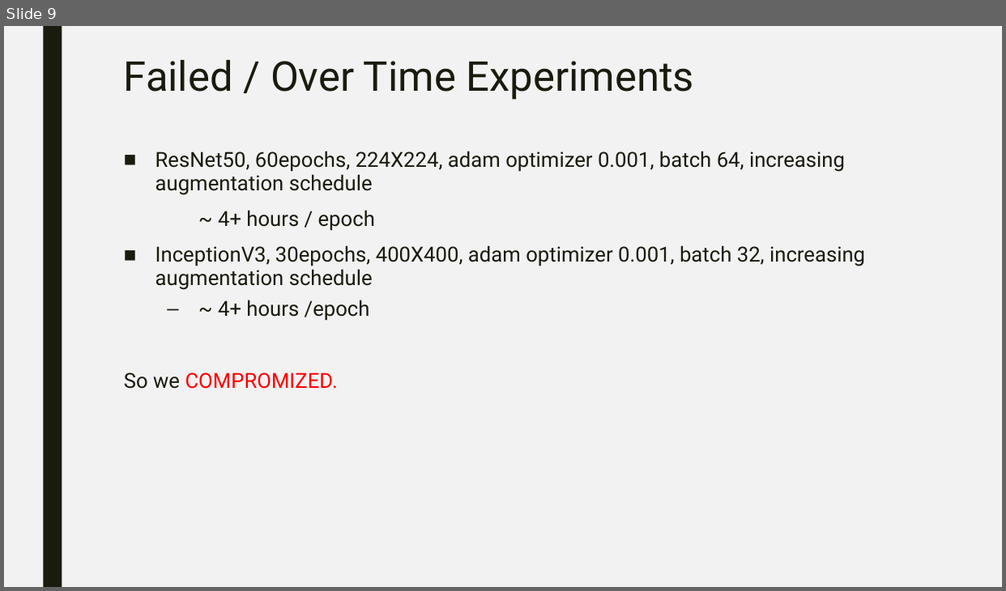
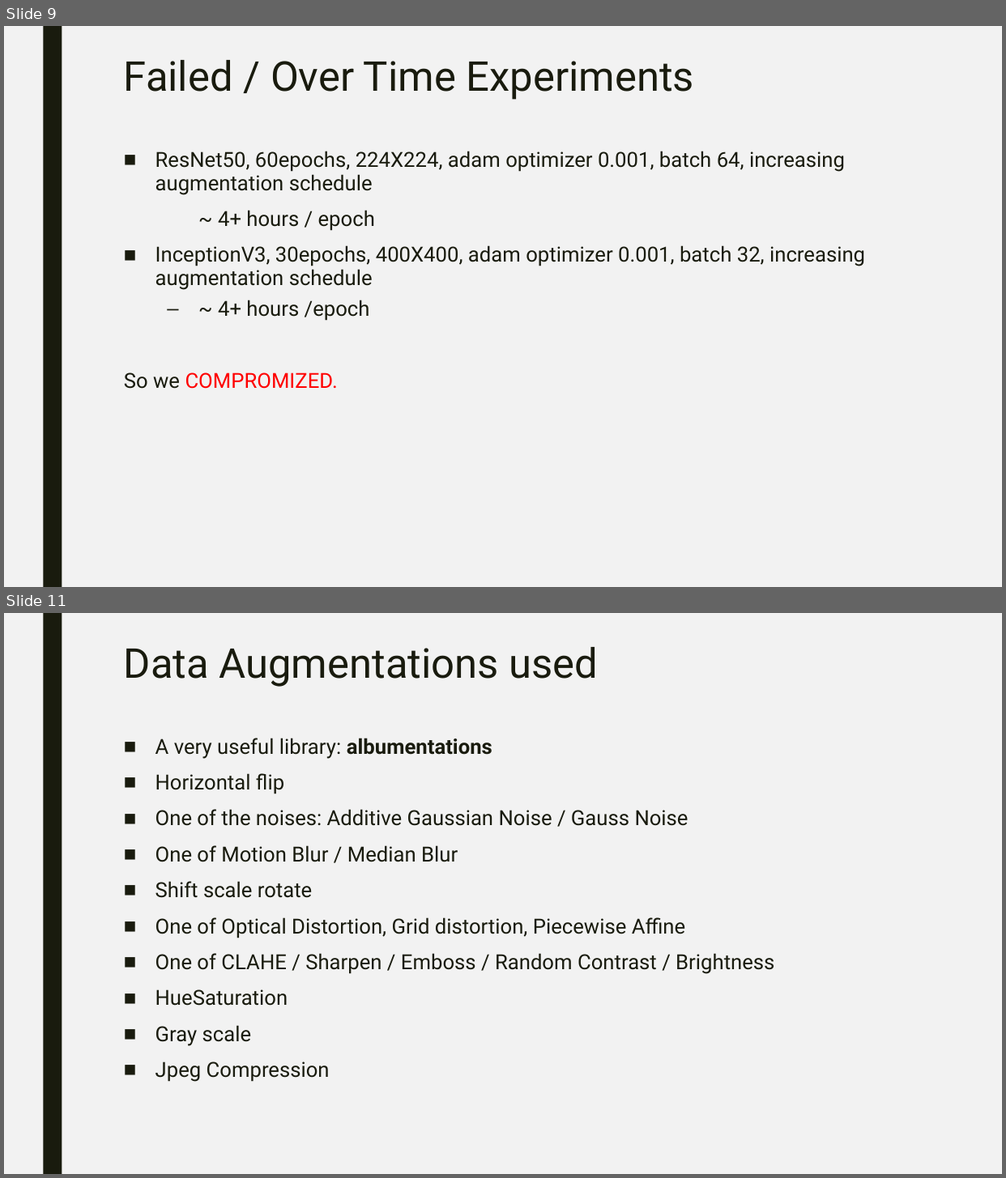
Before and after one commit to aadishjoshi/UniversalOpenImagePredictor, a slide deck: 01 Presentation/UniversalOpenImagePredictor.pptx. Shown one above the other, each under a label of ours: slide 9 before the commit, slides 9 and 11 after it; the slides between them are not shown. The pictures are 1006x591 and 1006x1178 pixels, drawn with LibreOffice and Linux fonts; fonts in the diff are those of the drawing. Boxes give left, top, right and bottom in pixels: in the first picture for what was removed or moved away, otherwise in the second. Text is boxed around its words. In the diff, an @@ line names an element or a change of style, - is before the commit and + after.

```diff
--- a/01 Presentation/UniversalOpenImagePredictor.pptx
+++ b/01 Presentation/UniversalOpenImagePredictor.pptx
@@ slide 11 added at (4,613,1002,1174), background #F2F2F2; not listed: 1 template element that a slide beside it also shows @@
@@ title added at (124,647,598,687), 39.6 pt, text #191B0E @@
+Data Augmentations used
@@ text added at (155,738,774,1082), 20 pt, text #191B0E @@
+■ A very useful library: albumentations
+■ Horizontal flip
+■ One of the noises: Additive Gaussian Noise / Gauss Noise
+■ One of Motion Blur / Median Blur
+■ Shift scale rotate
+■ One of Optical Distortion, Grid distortion, Piecewise Affine
+■ One of CLAHE / Sharpen / Emboss / Random Contrast / Brightness
+■ HueSaturation
+■ Gray scale
+■ Jpeg Compression
```
Also in this commit, not shown: 4 slides changed, 1 other slide added, 1 other file.
